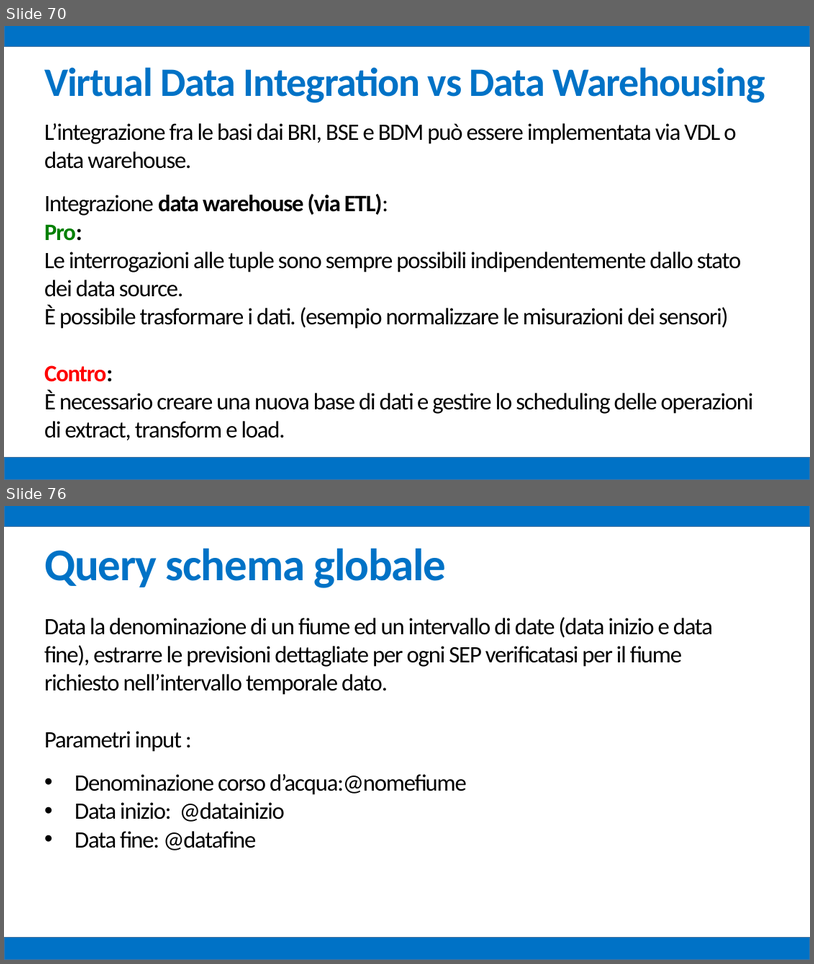
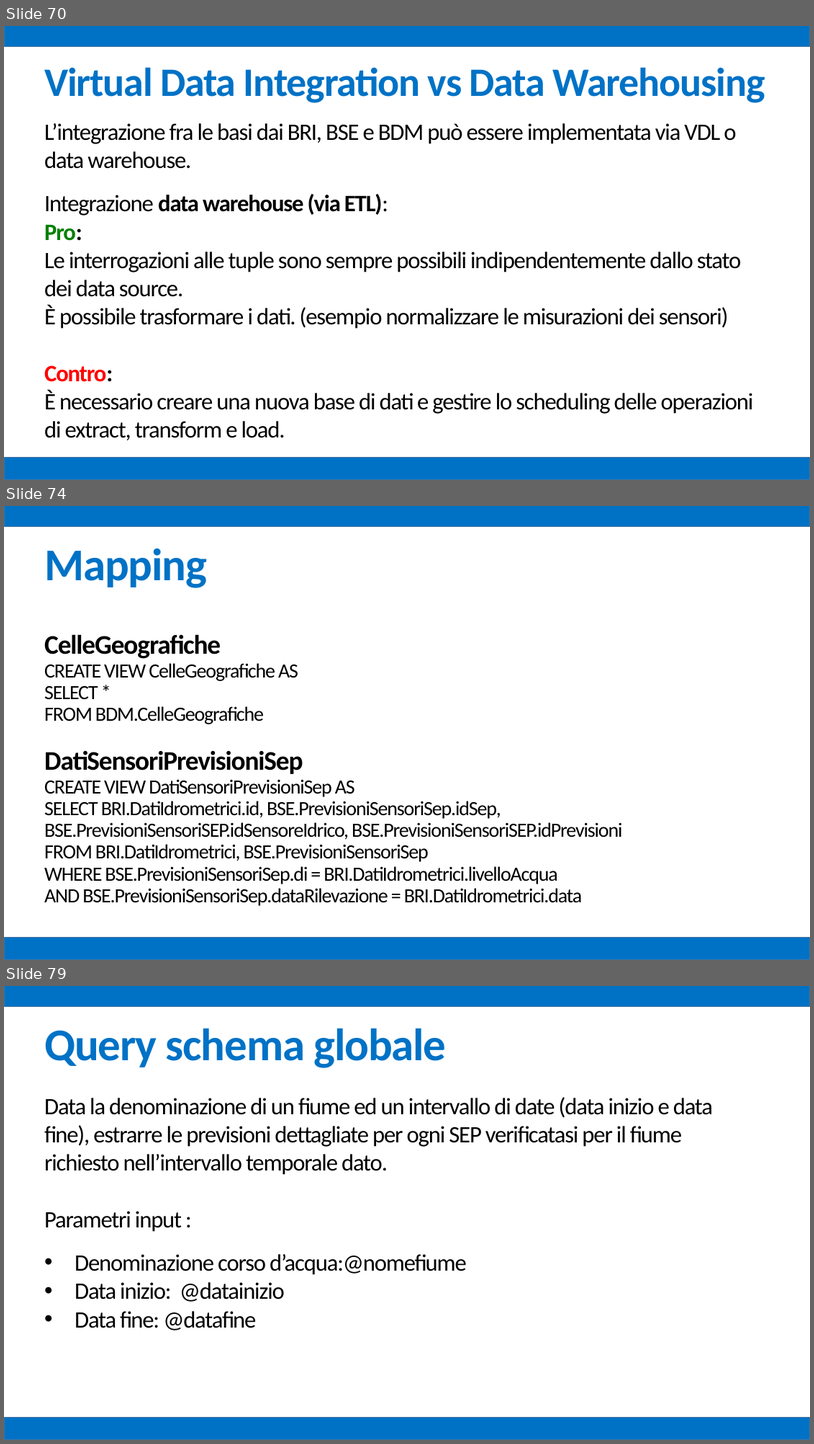
Before and after one commit to mz1991/ProgettoFebbraio2015, a slide deck: Febbraio 2015.pptx. Shown one above the other, each under a label of ours: slides 70 and 76 before the commit, slides 70, 74 and 79 after it; the slides between them are not shown. The pictures are 814x964 and 814x1444 pixels, drawn with LibreOffice and Linux fonts; fonts in the diff are those of the drawing. Boxes give left, top, right and bottom in pixels: in the first picture for what was removed or moved away, otherwise in the second. Text is boxed around its words. In the diff, an @@ line names an element or a change of style, - is before the commit and + after.

Commit message:
Presentazione

```diff
--- a/Febbraio 2015.pptx
+++ b/Febbraio 2015.pptx
@@ slide 74 added at box(4, 506, 810, 960), background #FFFFFF @@
@@ rectangle added at box(4, 506, 810, 527), fill #0072C6, outline #43739E 1 pt @@
@@ text added at box(44, 548, 622, 906), 24 pt, text #000000 @@
+Mapping
+CelleGeografiche
+CREATE VIEW CelleGeografiche AS
+SELECT *
+FROM BDM.CelleGeografiche
+DatiSensoriPrevisioniSep
+CREATE VIEW DatiSensoriPrevisioniSep AS
+SELECT BRI.DatiIdrometrici.id, BSE.PrevisioniSensoriSep.idSep, BSE.PrevisioniSensoriSEP.idSensoreIdrico, BSE.PrevisioniSensoriSEP.idPrevisioni
+FROM BRI.DatiIdrometrici, BSE.PrevisioniSensoriSep
+WHERE BSE.PrevisioniSensoriSep.di = BRI.DatiIdrometrici.livelloAcqua
+AND BSE.PrevisioniSensoriSep.dataRilevazione = BRI.DatiIdrometrici.data
@@ rectangle added at box(4, 937, 810, 960), fill #0072C6, outline #43739E 1 pt @@
@@ what was slide 76 is now slide 79 @@
```
Also in this commit, not shown: 2 slides changed, 7 other slides added, 5 slides removed, 1 other file.
